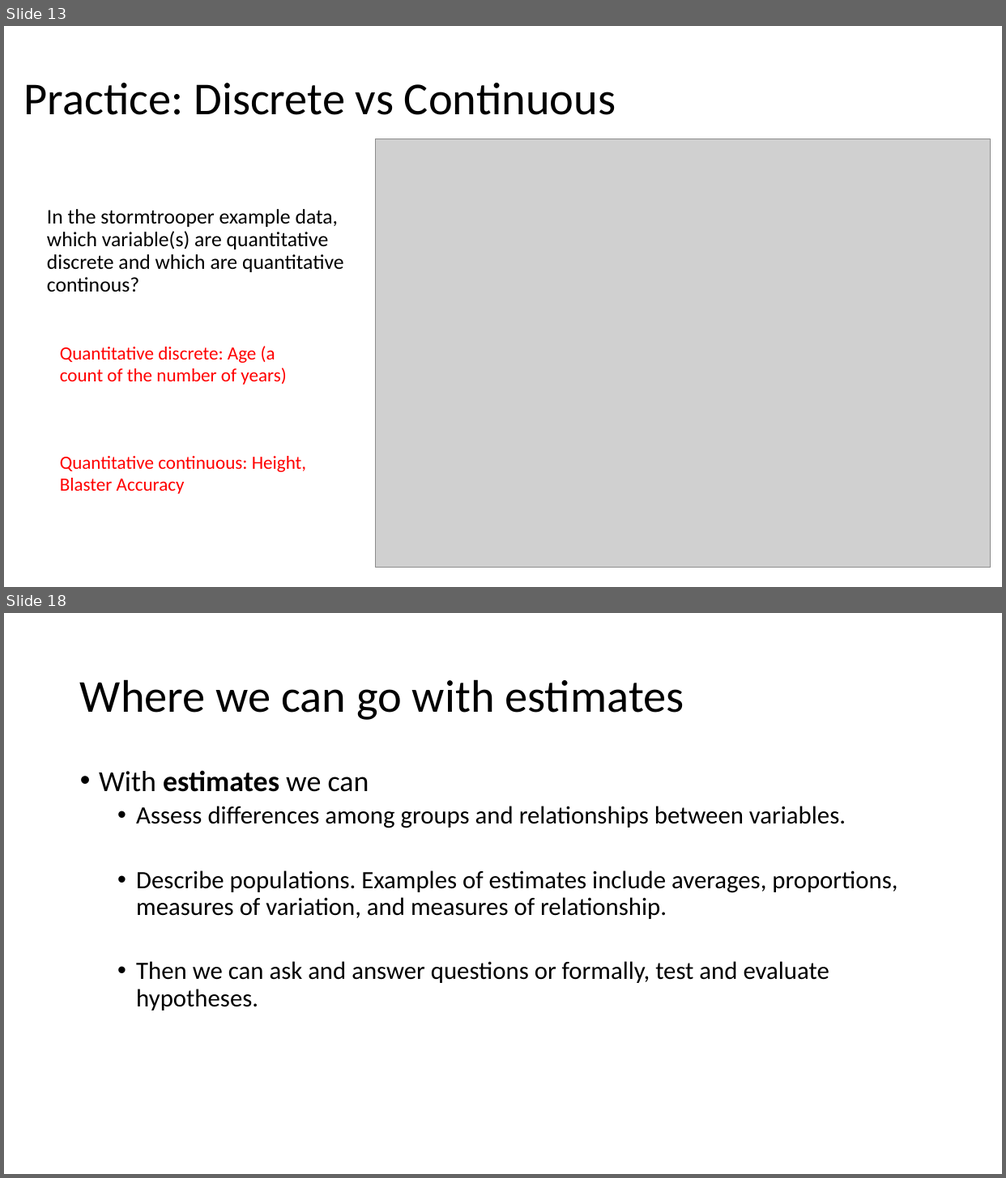
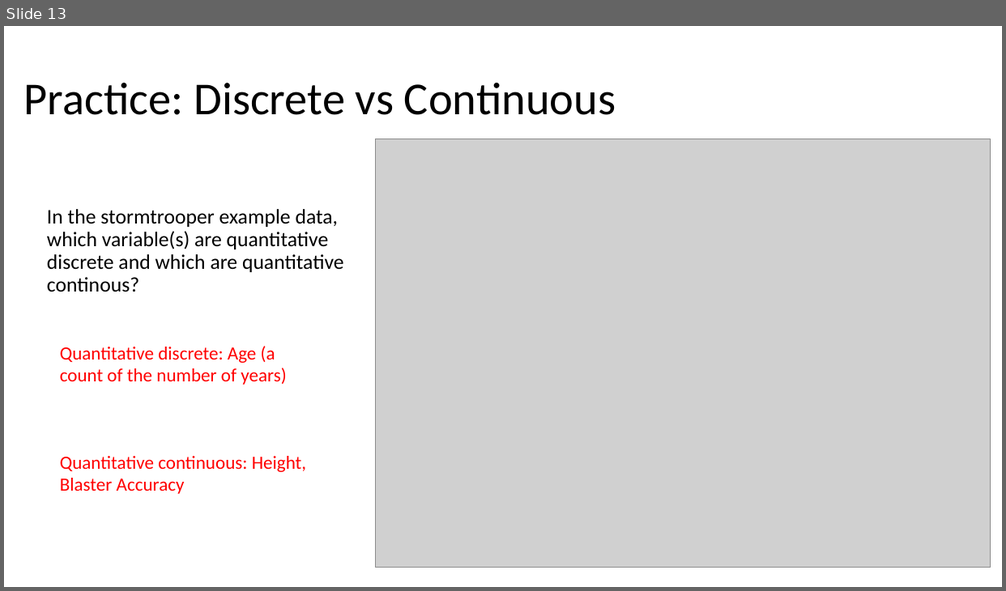
Before and after one commit to Jarred6068/UI_STAT251-03_Spring_2024, a slide deck: docs/lecture_slides/Week 1/Week1_Lecture1_Slides_1_10_2024.pptx. Shown one above the other, each under a label of ours: slides 13 and 18 before the commit, slide 13 after it; the slides between them are not shown. The pictures are 1006x1178 and 1006x591 pixels, drawn with LibreOffice and Linux fonts; fonts in the diff are those of the drawing; grey boxes stand for pictures. Boxes give left, top, right and bottom in pixels: in the first picture for what was removed or moved away, otherwise in the second. Text is boxed around its words. In the diff, an @@ line names an element or a change of style, - is before the commit and + after.

```diff
--- a/docs/lecture_slides/Week 1/Week1_Lecture1_Slides_1_10_2024.pptx
+++ b/docs/lecture_slides/Week 1/Week1_Lecture1_Slides_1_10_2024.pptx
@@ slide 18 removed at [4, 613, 1002, 1174], background #FFFFFF @@
@@ title removed at [80, 679, 684, 720] @@
-Where we can go with estimates
@@ text removed at [99, 770, 897, 1011] @@
-• With estimates we can
-  • Assess differences among groups and relationships between variables.
-  • Describe populations. Examples of estimates include averages, proportions, measures of variation, and measures of relationship.
-  • Then we can ask and answer questions or formally, test and evaluate hypotheses.
```
Also in this commit, not shown: 9 other slides removed, 13 other files.
